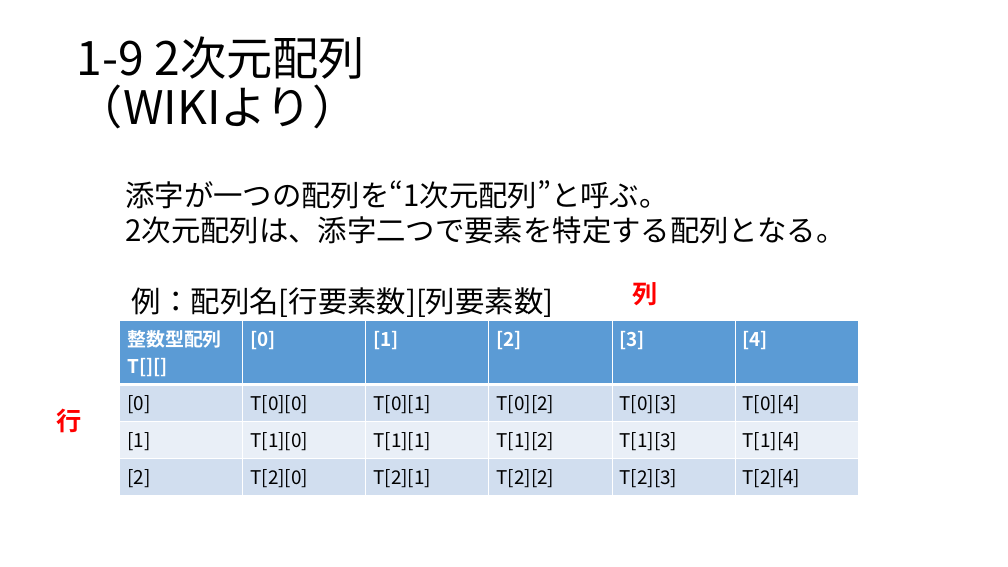
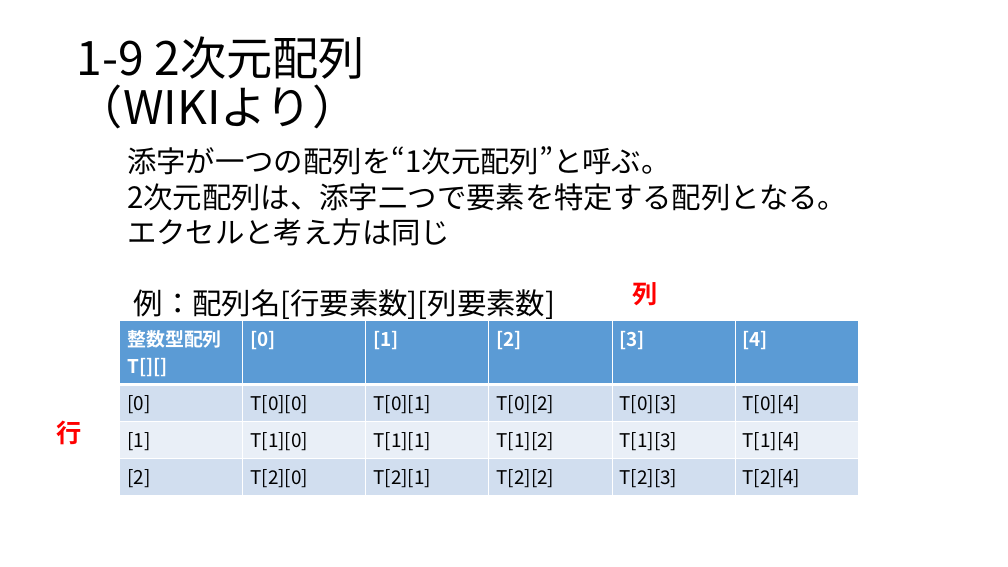
Before and after one commit to masakage/algorithm, a slide deck: slide 3 of docs/第7回2次元配列・計算量.pptx. Drawn at 1008x567 pixels with LibreOffice and Linux fonts; fonts in the diff are those of the drawing. Boxes give left, top, right and bottom in pixels: in the first picture for what was removed or moved away, otherwise in the second. Text is boxed around its words. In the diff, an @@ line names an element or a change of style, - is before the commit and + after.

```diff
--- a/docs/第7回2次元配列・計算量.pptx
+++ b/docs/第7回2次元配列・計算量.pptx
@@ text "添字が一つの配列を“1次元配列”と呼ぶ。": place and size @@
-text "添字が一つの配列を“1次元配列”と呼ぶ。" at [125, 180, 845, 317]
+text "添字が一つの配列を“1次元配列”と呼ぶ。" at [127, 146, 847, 322]
@@ text at [127, 218, 450, 246]: paragraph added @@
+エクセルと考え方は同じ
@@ text "行": place and size @@
-text "行" at [56, 408, 81, 433]
+text "行" at [56, 420, 81, 445]
```
Also in this commit, not shown: 5 other slides changed.
